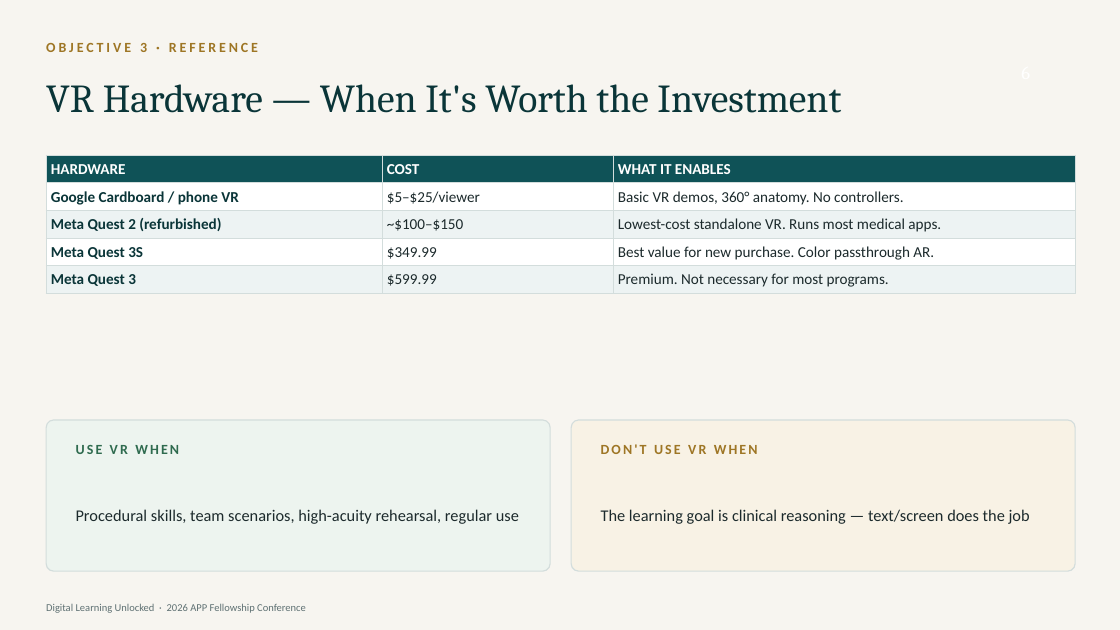
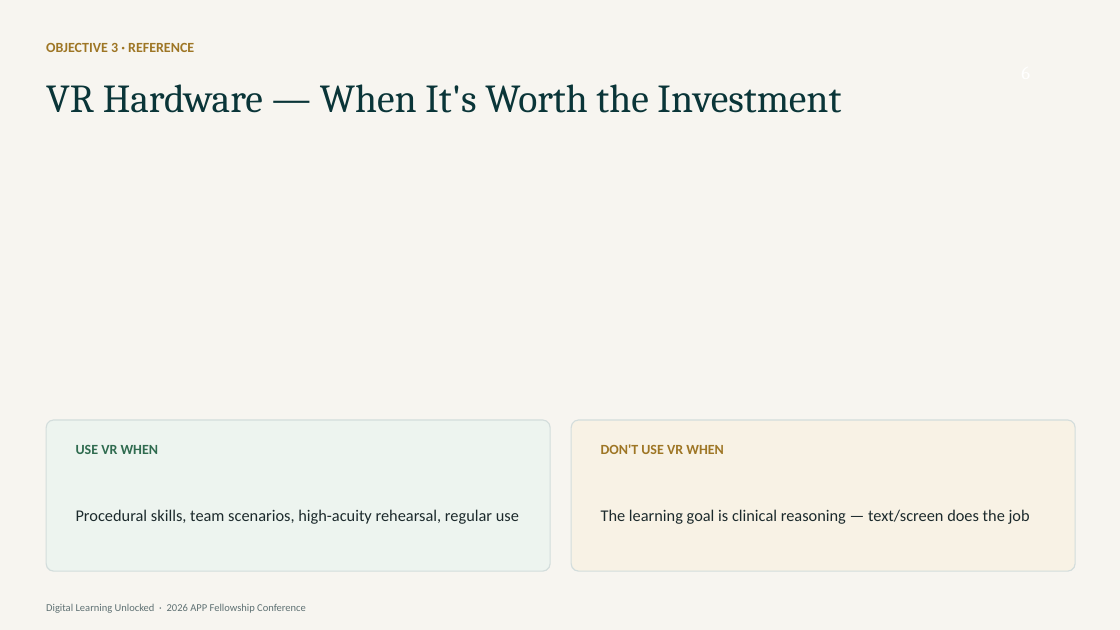
Before and after one commit to diana-brewer/digital-learning-unlocked, a slide deck: slide 22 of Digital Learning Unlocked - Slide Deck.pptx. Drawn at 1120x630 pixels with LibreOffice and Linux fonts; fonts in the diff are those of the drawing. Boxes give left, top, right and bottom in pixels: in the first picture for what was removed or moved away, otherwise in the second. Text is boxed around its words. In the diff, an @@ line names an element or a change of style, - is before the commit and + after.

Commit message:
colors

```diff
--- a/Digital Learning Unlocked - Slide Deck.pptx
+++ b/Digital Learning Unlocked - Slide Deck.pptx
@@ text "OBJECTIVE 3 · REFERENCE" at bbox=[46, 43, 194, 52]: letter spacing 2.5 to 0 pt @@
@@ table removed at bbox=[46, 155, 1075, 291], 5 rows, 3 columns @@
-HARDWARE | COST | WHAT IT ENABLES
-Google Cardboard / phone VR | $5–$25/viewer | Basic VR demos, 360° anatomy. No controllers.
-Meta Quest 2 (refurbished) | ~$100–$150 | Lowest-cost standalone VR. Runs most medical apps.
-Meta Quest 3S | $349.99 | Best value for new purchase. Color passthrough AR.
-Meta Quest 3 | $599.99 | Premium. Not necessary for most programs.
@@ text "USE VR WHEN" at bbox=[76, 445, 159, 454]: letter spacing 1.8 to 0 pt @@
@@ text "DON'T USE VR WHEN" at bbox=[601, 444, 724, 454]: letter spacing 1.8 to 0 pt @@
```
Also in this commit, not shown: 17 other slides changed, 2 other files.
